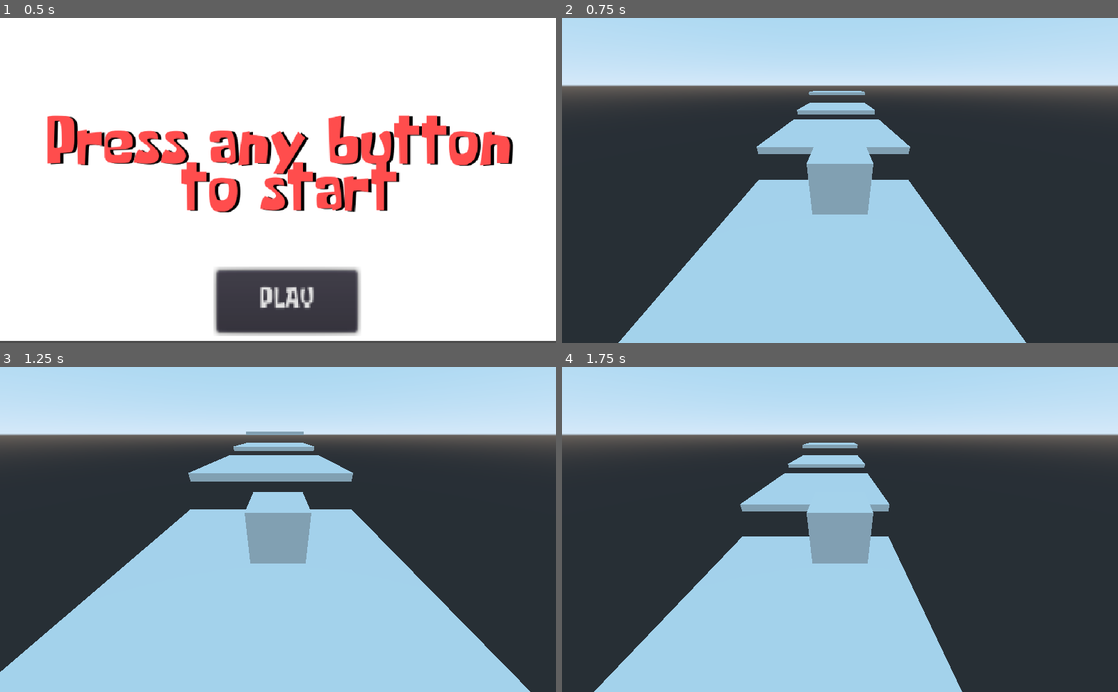
Above: before the commit, frames 1-4 (two rows, left to right).
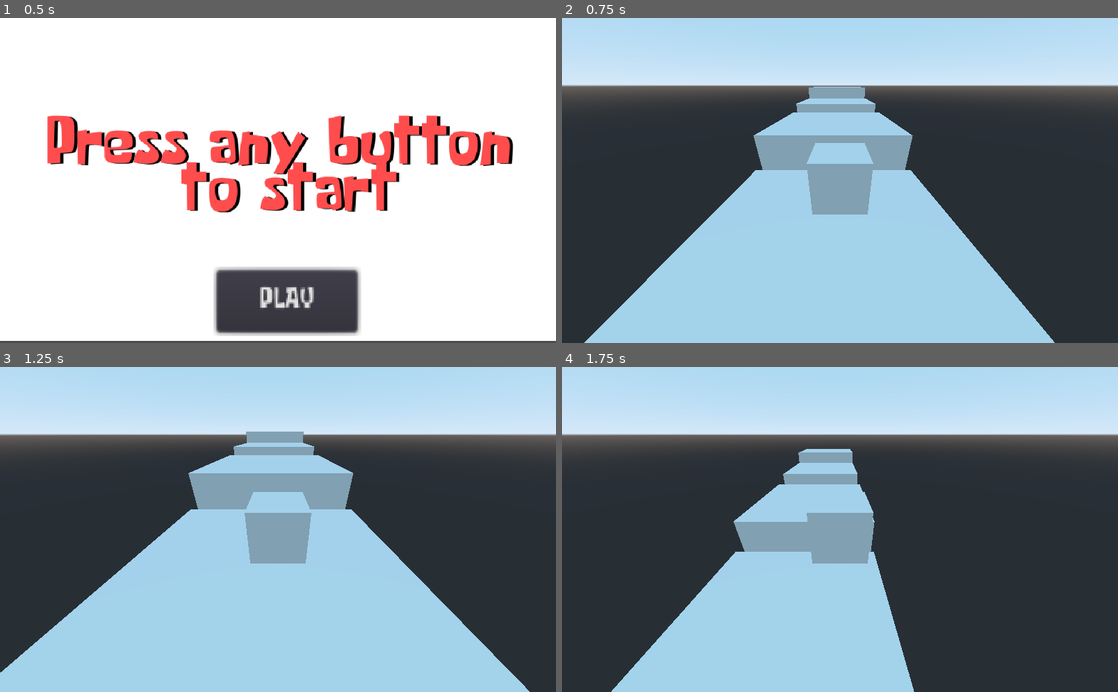
Above: after the commit, the same moments.

Repository: dwlcj/Project2
Game: Godot game, scene res://StartScreen.tscn
The game is run twice, just before and just after one commit, with the same random seed, the same clock (stepped at 60 frames per second) and the same inputs.
Inputs:
- Up to frame 1 (0.5 s): no input
- Up to frame 2 (0.75 s): click "PLAY" at 0.5 s
- Up to frame 3 (1.25 s): no input
- Up to frame 4 (1.75 s): hold Right (ui_right) from 1.28 s (still down); hold Space (ui_space) from 1.28 s (still down)

Frame 1 is identical in both runs. In frame 2, 7.4% of the frame differs, in the area x 4-89%, y 21-100%; in frame 3, 2.3%; in frame 4, 7.7%, in the area x 5-72%, y 23-100%.

Commit message:
used impulses instead of frame-by-frame & big boi squares

Diff:
--- a/Camera.gd
+++ b/Camera.gd
@@ -4,7 +4,6 @@
 
 func _ready():
 	ofs = translation
-	print(ofs)
 
 func _process(delta):
 	translation = $"../RigidBody".translation + ofs
--- a/Floor.tscn
+++ b/Floor.tscn
@@ -1,10 +1,10 @@
 [gd_scene load_steps=3 format=2]
 
 [sub_resource type="CubeMesh" id=1]
-size = Vector3( 10, 0.5, 10 )
+size = Vector3( 10, 10, 10 )
 
 [sub_resource type="BoxShape" id=2]
-extents = Vector3( 5, 0.25, 5 )
+extents = Vector3( 5, 5, 5 )
 
 [node name="StaticBody" type="StaticBody"]
 
--- a/Main.tscn
+++ b/Main.tscn
@@ -18,4 +18,4 @@
 transform = Transform( 1, 0, 0, 0, 1, 0, 0, 0, 1, 0.117231, 4.42494, 33.6185 )
 
 [node name="Spatial" parent="." instance=ExtResource( 2 )]
-transform = Transform( 1, 0, 0, 0, 1, 0, 0, 0, 1, -0.433937, 2.79835, 1.07841 )
+transform = Transform( 1, 0, 0, 0, 1, 0, 0, 0, 1, -0.433937, 6.82053, 1.07841 )
--- a/RigidBody.gd
+++ b/RigidBody.gd
@@ -1,38 +1,13 @@
 extends RigidBody
-
-var x = 0
-var y = 0
-var z = 0
 
 func _input(event):
 	if event.is_action_pressed("ui_up"):
-		z = 3
-	elif event.is_action_released("ui_up"):
-		z = 0
+		apply_central_impulse(Vector3(0, 0, 5))
 	elif event.is_action_pressed("ui_down"):
-		z = -3
-	elif event.is_action_released("ui_down"):
-		z = 0
+		apply_central_impulse(Vector3(0, 0, -5))
 	elif event.is_action_pressed("ui_right"):
-		x = -3
-	elif event.is_action_released("ui_right"):
-		x = 0
+		apply_central_impulse(Vector3(-5, 0, 0))
 	elif event.is_action_pressed("ui_left"):
-		x = 3
-	elif event.is_action_released("ui_left"):
-		x = 0
+		apply_central_impulse(Vector3(5, 0, 0))
 	elif event.is_action_pressed("ui_space"):
-		y = 5
-	elif event.is_action_released("ui_space"):
-		y = 0
-
-func _process(delta):
-	if x != 0 or y != 0 or z != 0:
-		var vel = get_linear_velocity()
-		if x != 0:
-			vel.x = x
-		if y != 0:
-			vel.y = y
-		if z != 0:
-			vel.z = z
-		set_linear_velocity(vel)
+		apply_central_impulse(Vector3(0, 10, 0))
